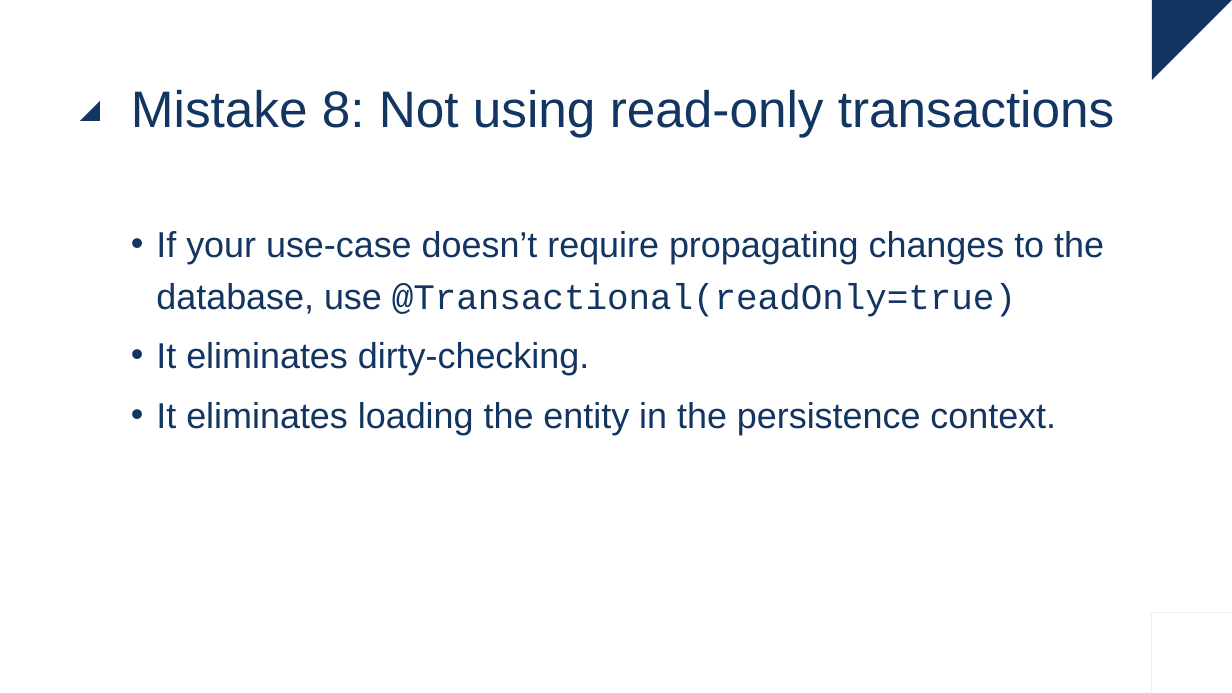
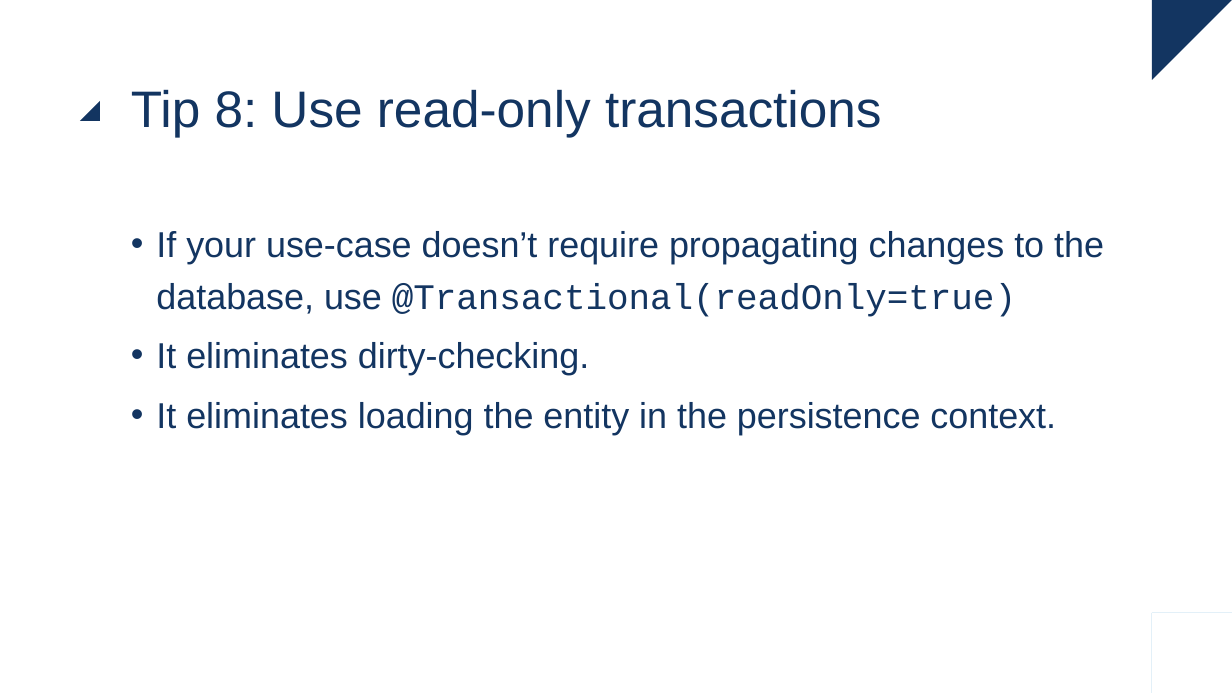
Before and after one commit to raoulvdberge/jpa-with-hibernate, a slide deck: slide 49 of slides.pptx. Drawn at 1232x693 pixels with LibreOffice and Linux fonts; fonts in the diff are those of the drawing. Boxes give left, top, right and bottom in pixels: in the first picture for what was removed or moved away, otherwise in the second. Text is boxed around its words. In the diff, an @@ line names an element or a change of style, - is before the commit and + after.

Commit message:
Use "Tip" language instead of "Mistake" on "Performance tips and common mistakes"

```diff
--- a/slides.pptx
+++ b/slides.pptx
@@ title at (131,89,882,137): text changed @@
-Mistake 8: Not using read-only transactions
+Tip 8: Use read-only transactions
```
Also in this commit, not shown: 12 other slides changed, 1 other file.
